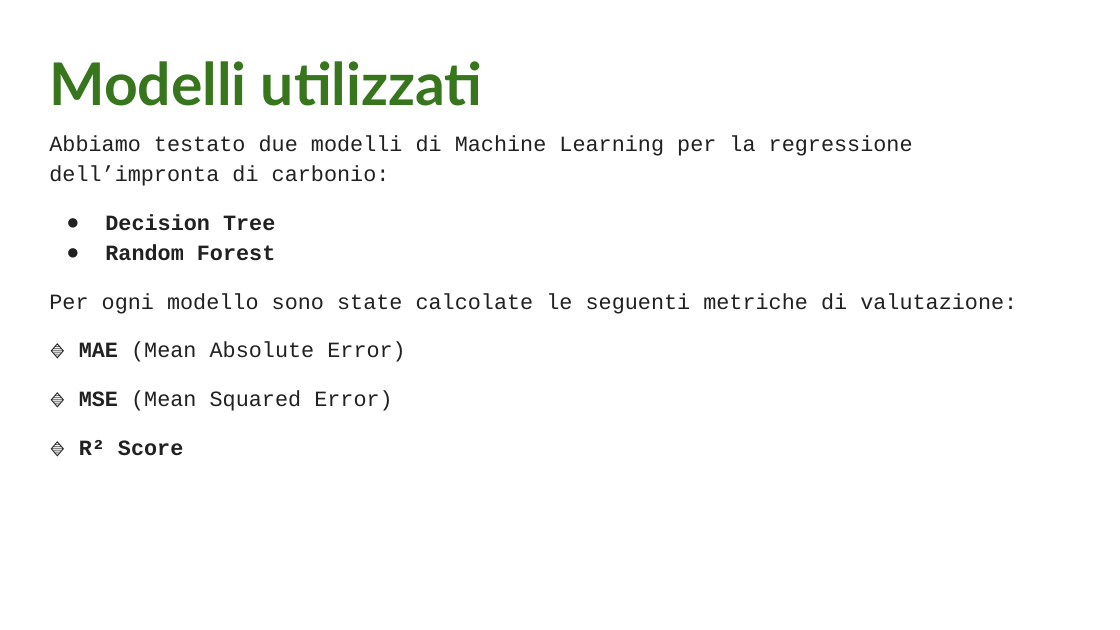
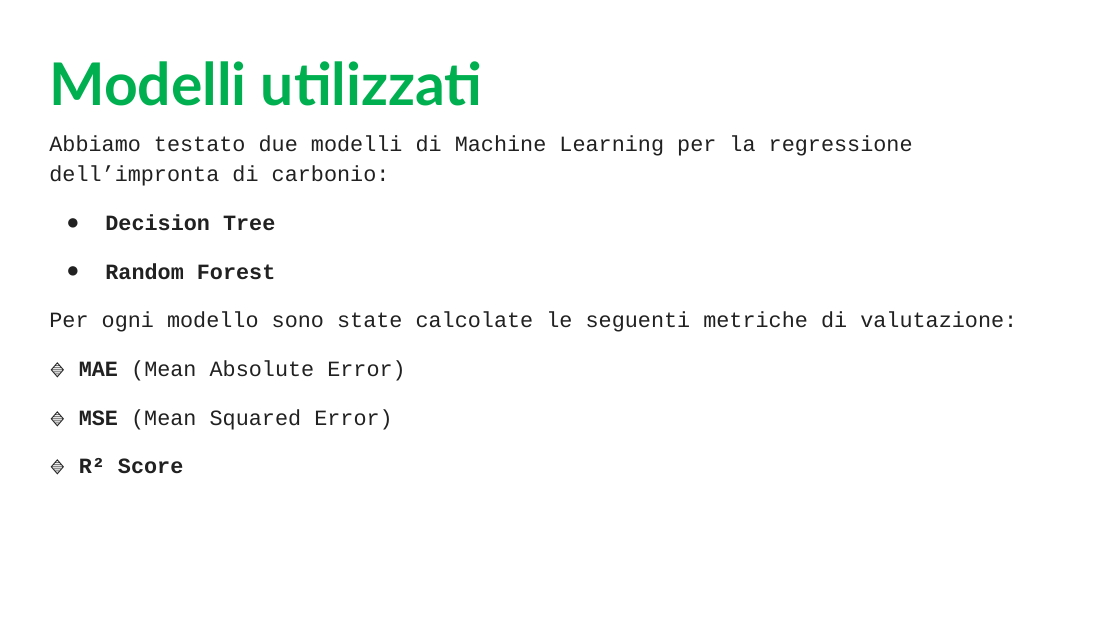
Before and after one commit to G3nnaro76/E-Cycle, a slide deck: slide 6 of Documents/Presentazione_E-Cycle.pptx. Drawn at 1120x630 pixels with LibreOffice and Linux fonts; fonts in the diff are those of the drawing. Boxes give left, top, right and bottom in pixels: in the first picture for what was removed or moved away, otherwise in the second. Text is boxed around its words. In the diff, an @@ line names an element or a change of style, - is before the commit and + after.

```diff
--- a/Documents/Presentazione_E-Cycle.pptx
+++ b/Documents/Presentazione_E-Cycle.pptx
@@ title "Modelli utilizzati" at (49,61,483,106): text colour #38761D to #00B050 @@
@@ text at (105,263,275,280): more space between paragraphs @@
```
Also in this commit, not shown: 9 other slides changed, 1 other file.
